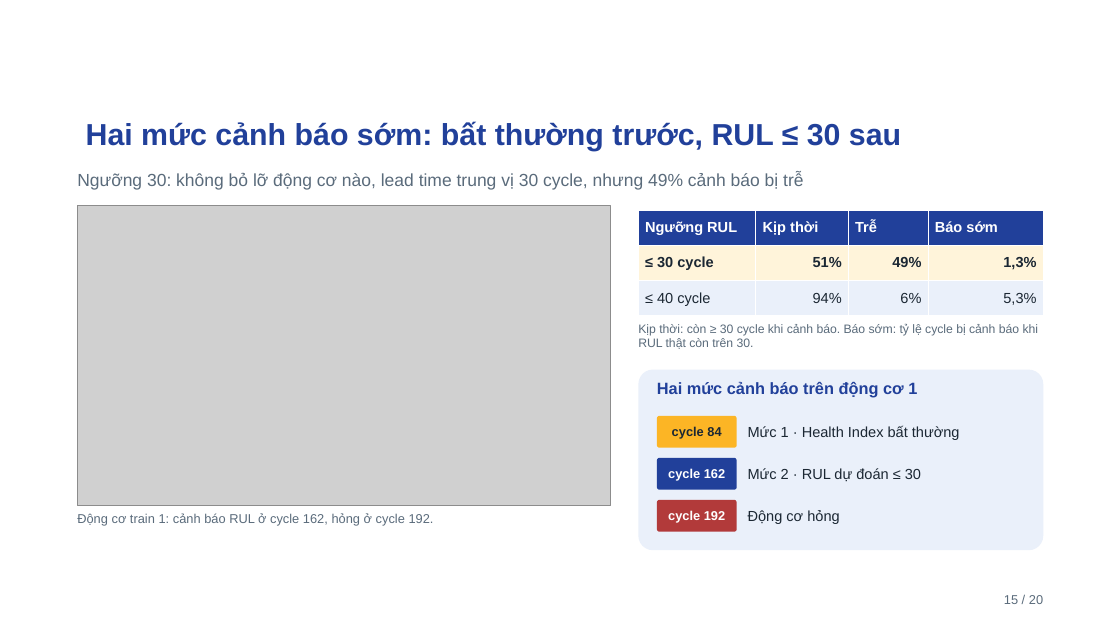
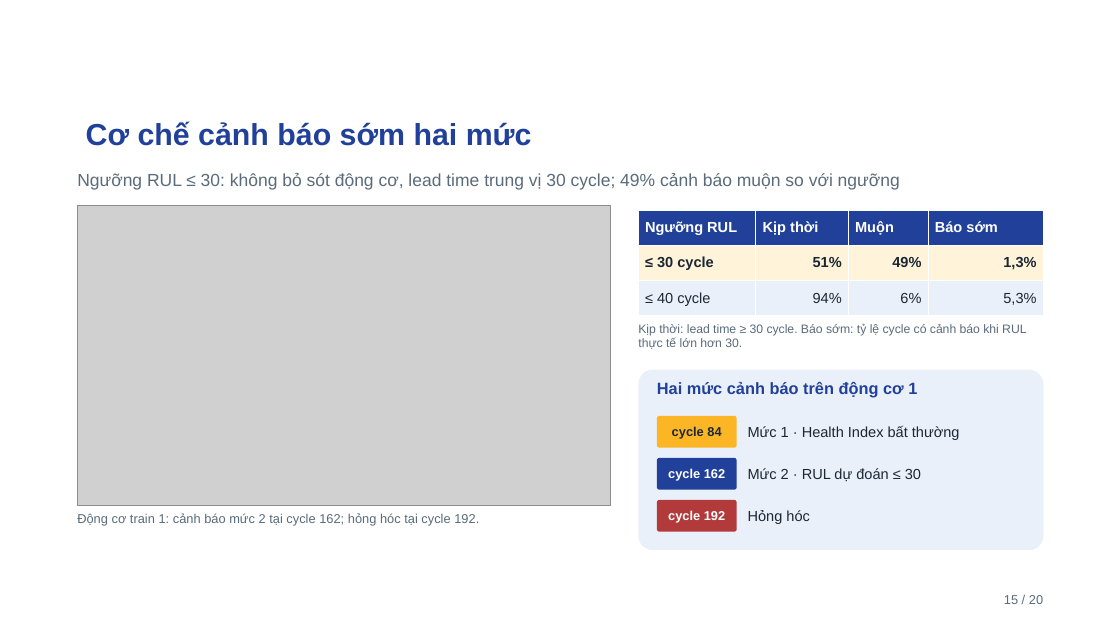
Before and after one commit to ti014/tinasa-cmapss-rul-prediction, a slide deck: slide 15 of slides/cmapss_fd001_presentation.pptx. Drawn at 1120x630 pixels with LibreOffice and Linux fonts; fonts in the diff are those of the drawing; grey boxes stand for pictures; background and template pictures are left out. Boxes give left, top, right and bottom in pixels: in the first picture for what was removed or moved away, otherwise in the second. Text is boxed around its words. In the diff, an @@ line names an element or a change of style, - is before the commit and + after.

```diff
--- a/slides/cmapss_fd001_presentation.pptx
+++ b/slides/cmapss_fd001_presentation.pptx
@@ title at <box>86,121,532,146</box>: text changed @@
-Hai mức cảnh báo sớm: bất thường trước, RUL ≤ 30 sau
+Cơ chế cảnh báo sớm hai mức
@@ text at <box>77,173,900,190</box>: text changed @@
-Ngưỡng 30: không bỏ lỡ động cơ nào, lead time trung vị 30 cycle, nhưng 49% cảnh báo bị trễ
+Ngưỡng RUL ≤ 30: không bỏ sót động cơ, lead time trung vị 30 cycle; 49% cảnh báo muộn so với ngưỡng
@@ table at <box>639,210,1044,316</box> @@
-row 1, column 3: Trễ
+row 1, column 3: Muộn
@@ text at <box>638,324,1026,349</box>: text changed @@
-Kịp thời: còn ≥ 30 cycle khi cảnh báo. Báo sớm: tỷ lệ cycle bị cảnh báo khi RUL thật còn trên 30.
+Kịp thời: lead time ≥ 30 cycle. Báo sớm: tỷ lệ cycle có cảnh báo khi RUL thực tế lớn hơn 30.
@@ text at <box>77,513,479,526</box>: text changed @@
-Động cơ train 1: cảnh báo RUL ở cycle 162, hỏng ở cycle 192.
+Động cơ train 1: cảnh báo mức 2 tại cycle 162; hỏng hóc tại cycle 192.
@@ text at <box>748,510,810,524</box>: text changed @@
-Động cơ hỏng
+Hỏng hóc
```
Also in this commit, not shown: 19 other slides changed, 24 other files.
